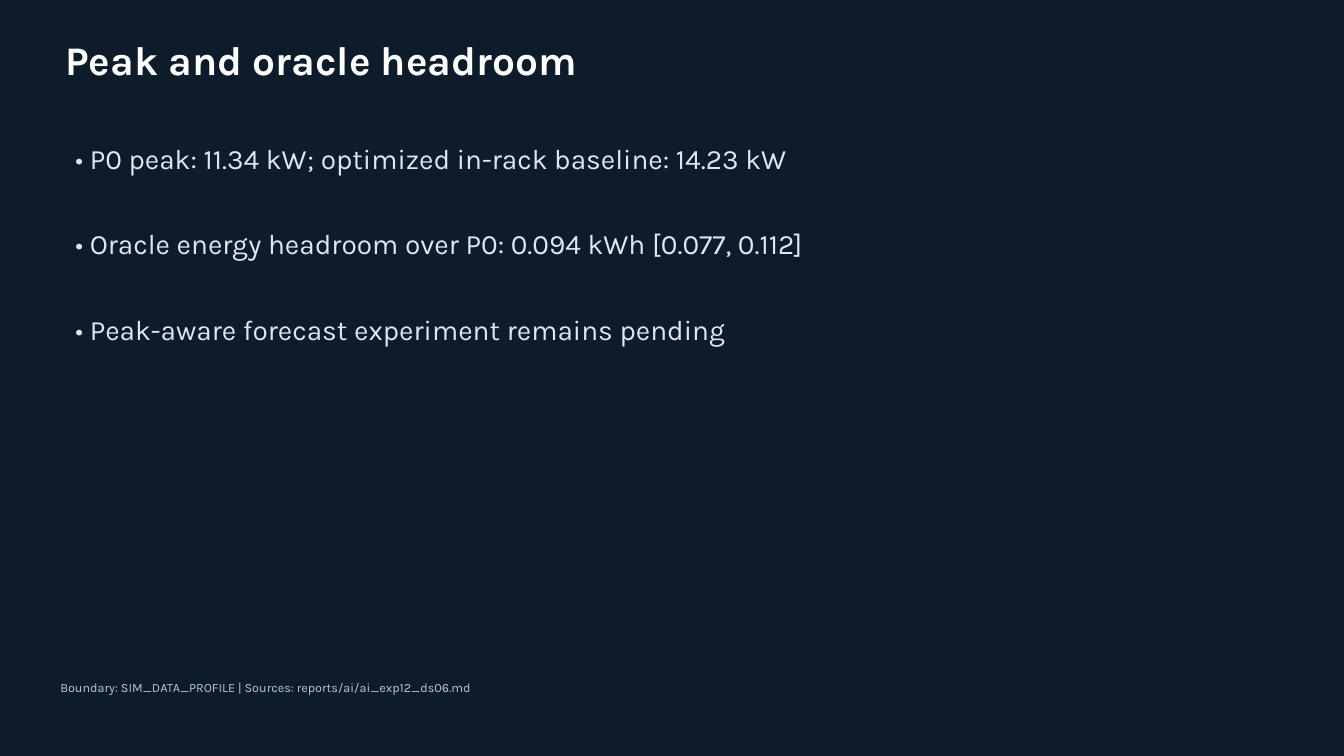
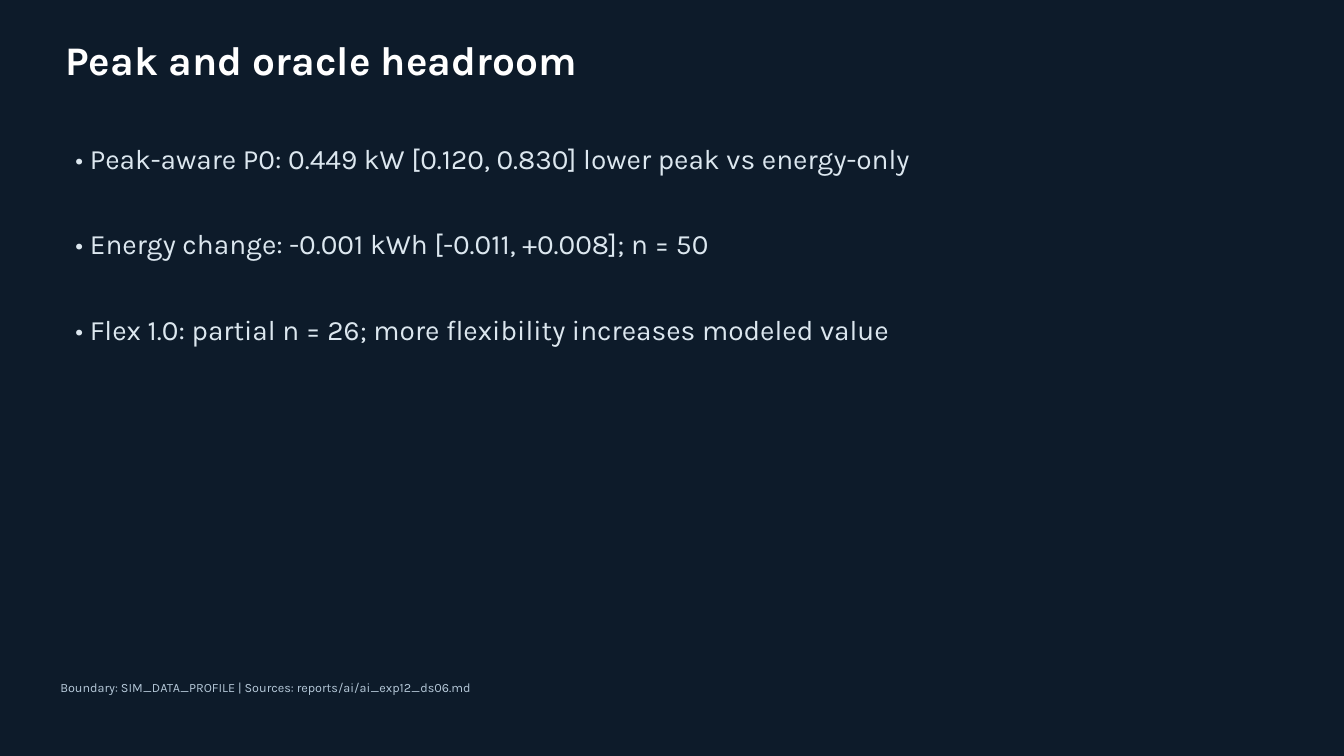
Before and after one commit to Thinhqn0905/ai_model_semi, a slide deck: slide 13 of reports/final/ReGenATE_final.pptx. Drawn at 1344x756 pixels with LibreOffice and Linux fonts; fonts in the diff are those of the drawing. Boxes give left, top, right and bottom in pixels: in the first picture for what was removed or moved away, otherwise in the second. Text is boxed around its words. In the diff, an @@ line names an element or a change of style, - is before the commit and + after.

```diff
--- a/reports/final/ReGenATE_final.pptx
+++ b/reports/final/ReGenATE_final.pptx
@@ text at [90, 148, 910, 176]: text changed @@
-• P0 peak: 11.34 kW; optimized in-rack baseline: 14.23 kW
+• Peak-aware P0: 0.449 kW [0.120, 0.830] lower peak vs energy-only
@@ text at [90, 233, 708, 261]: text changed @@
-• Oracle energy headroom over P0: 0.094 kWh [0.077, 0.112]
+• Energy change: -0.001 kWh [-0.011, +0.008]; n = 50
@@ text at [90, 320, 889, 347]: text changed @@
-• Peak-aware forecast experiment remains pending
+• Flex 1.0: partial n = 26; more flexibility increases modeled value
```
Also in this commit, not shown: 3 other slides changed, 29 other files.
